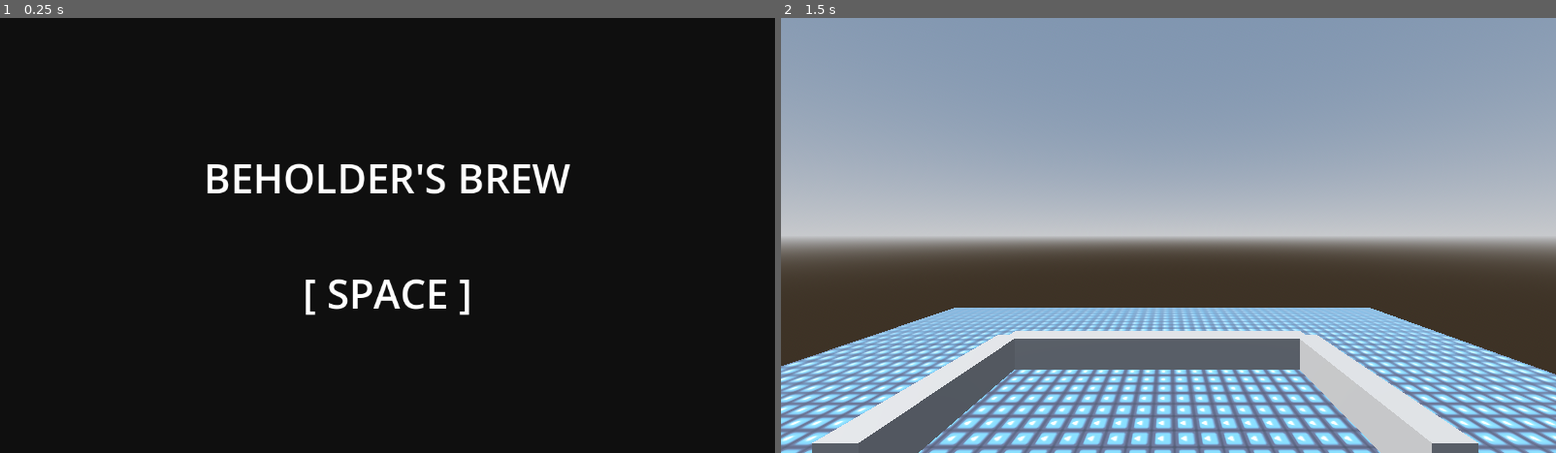
Above: before the commit, frames 1-2 (left to right).
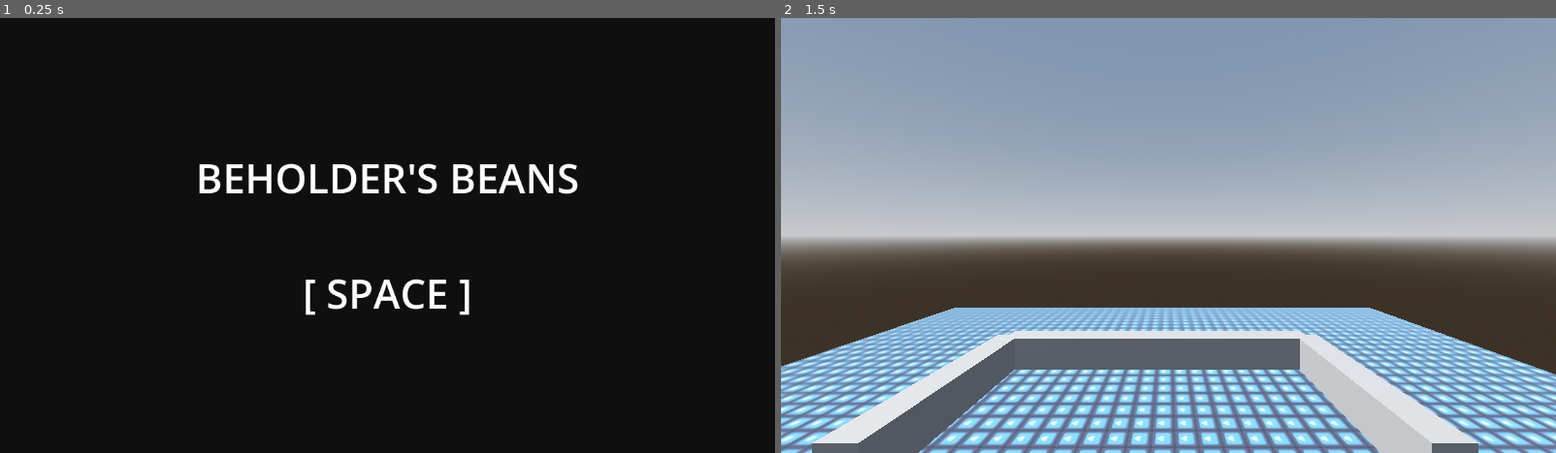
Above: after the commit, the same moments.

Repository: dcgamejams/redeye-2025
Game: Godot game, scene res://scenes/main.tscn
Two runs of this game, one before a commit and one after it. Both use one fixed random seed, a clock stepped at 60 frames per second and the inputs below. The engine's default icon, where the game draws it, is replaced by a stand-in: a white triangle on a blue panel in a dark square.
Inputs:
- Up to frame 1 (0.25 s): no input
- Up to frame 2 (1.5 s): tap Enter (ui_accept) at 0.5, 0.77, 1.25 s; hold D (move_right) 0.53-1.28 s; tap Space (launch) at 0.6, 1.35 s; hold S (move_down) from 1.28 s (still down)

The runs differ from the first frame. In frame 1, 2.2% of the frame differs, in the area x 25-75%, y 33-68%; in frame 2, nothing differs.

Commit message:
update git ignore

Diff:
--- a/scenes/menu/main_menu.tscn
+++ b/scenes/menu/main_menu.tscn
@@ -23,7 +23,7 @@
 [node name="Label" type="Label" parent="PanelContainer"]
 layout_mode = 2
 theme_override_font_sizes/font_size = 60
-text = "BEHOLDER'S BREW
+text = "BEHOLDER'S BEANS
 
 [ SPACE ]"
 horizontal_alignment = 1
Not shown, added: assets/buildings/cafe_interior/license.txt
Not shown, added: assets/buildings/cafe_interior/scene.gltf
Not shown, added: assets/characters/beholder/license.txt
Binary file added: assets/characters/beholder/scene.bin
Not shown, added: assets/characters/beholder/scene.gltf
Not shown, added: assets/characters/beholder/scene.gltf.import
Binary file added: assets/characters/beholder/textures/bodyLow1_diffuse.png
Not shown, added: assets/characters/beholder/textures/bodyLow1_diffuse.png.import
Binary file added: assets/characters/beholder/textures/bodyLow1_normal.png
Not shown, added: assets/characters/beholder/textures/bodyLow1_normal.png.import
Binary file added: assets/characters/beholder/textures/eyeLow_diffuse.png
Not shown, added: assets/characters/beholder/textures/eyeLow_diffuse.png.import
(and 5 more such lines)
